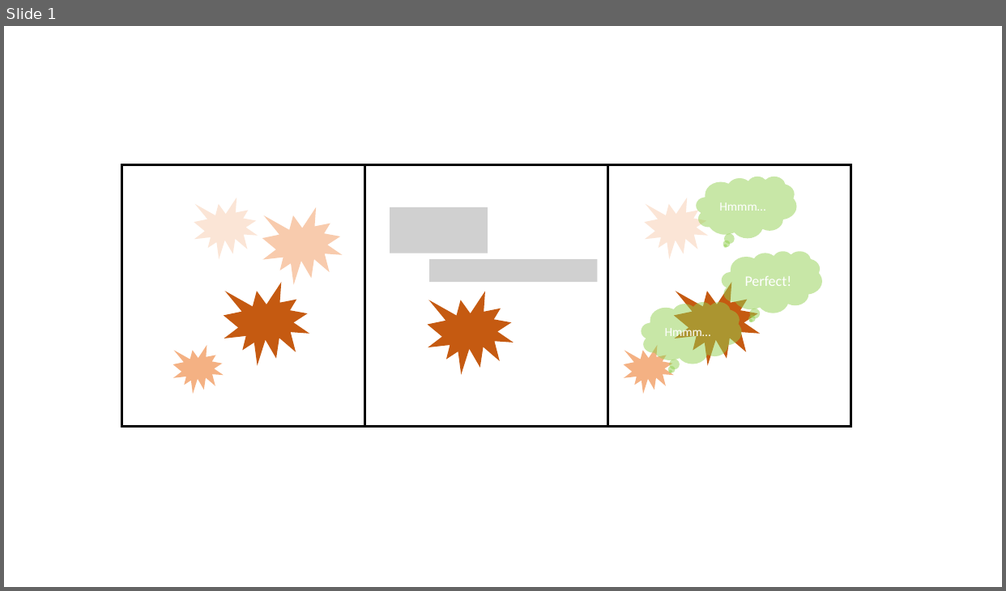
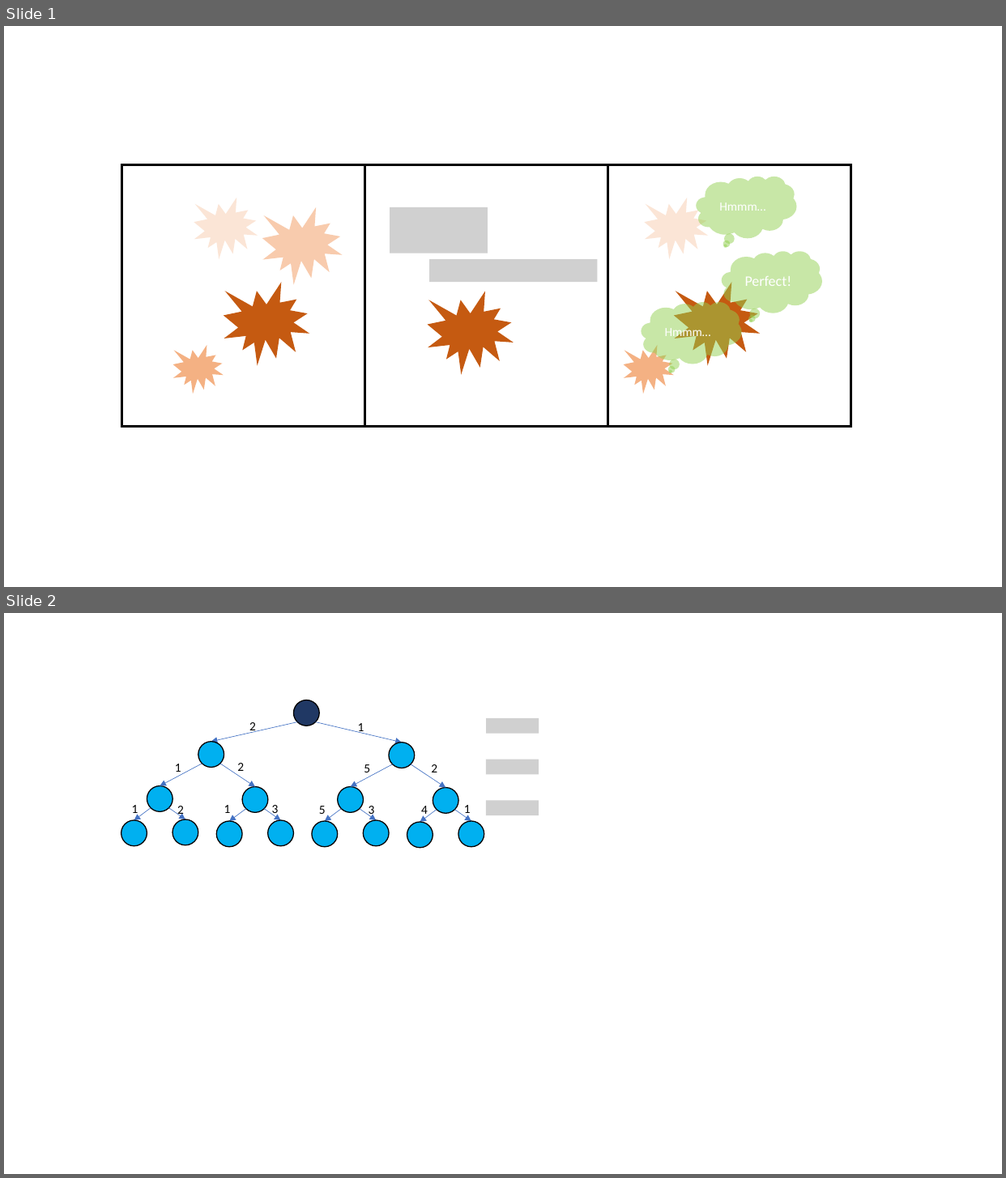
Before and after one commit to hazrmard/hazrmard.github.io, a slide deck: static/img/posts/poor-mans-RL/images.pptx. Shown one above the other, each under a label of ours: slide 1 before the commit, slides 1 and 2 after it. The pictures are 1006x591 and 1006x1178 pixels, drawn with LibreOffice and Linux fonts; fonts in the diff are those of the drawing; grey boxes stand for pictures. Boxes give left, top, right and bottom in pixels: in the first picture for what was removed or moved away, otherwise in the second. Text is boxed around its words. In the diff, an @@ line names an element or a change of style, - is before the commit and + after.

```diff
--- a/static/img/posts/poor-mans-RL/images.pptx
+++ b/static/img/posts/poor-mans-RL/images.pptx
@@ slide 2 added at (x1=4, y1=613, x2=1002, y2=1174), background #FFFFFF @@
@@ group added at (x1=121, y1=700, x2=539, y2=847): 15 ellipses, 14 arrows, 14 texts, 3 pictures @@
+2
+1
+5
+2
+1
+1
+4
+2
+1
+2
+1
+3
+5
+3
```
Also in this commit, not shown: 11 other files.
